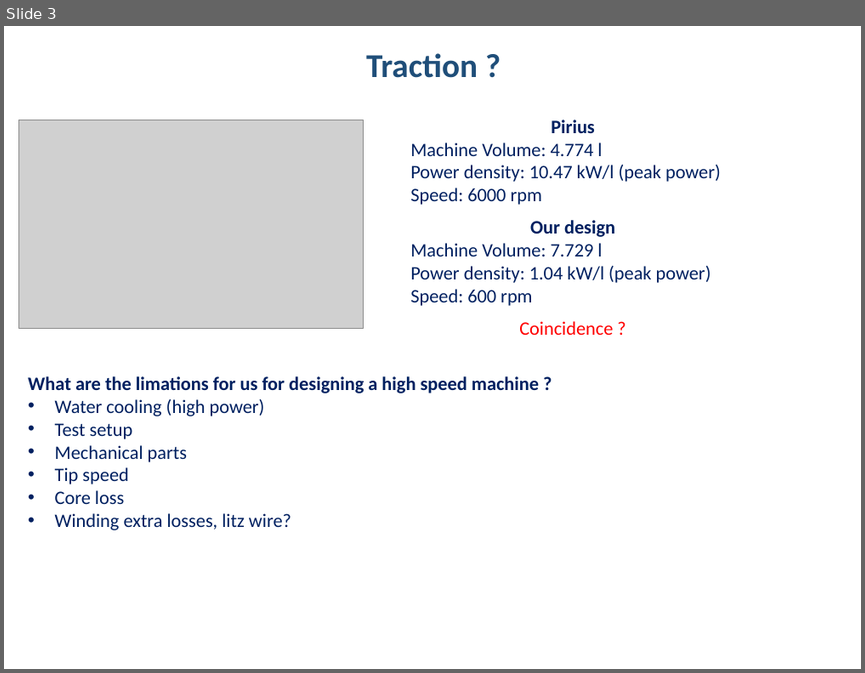
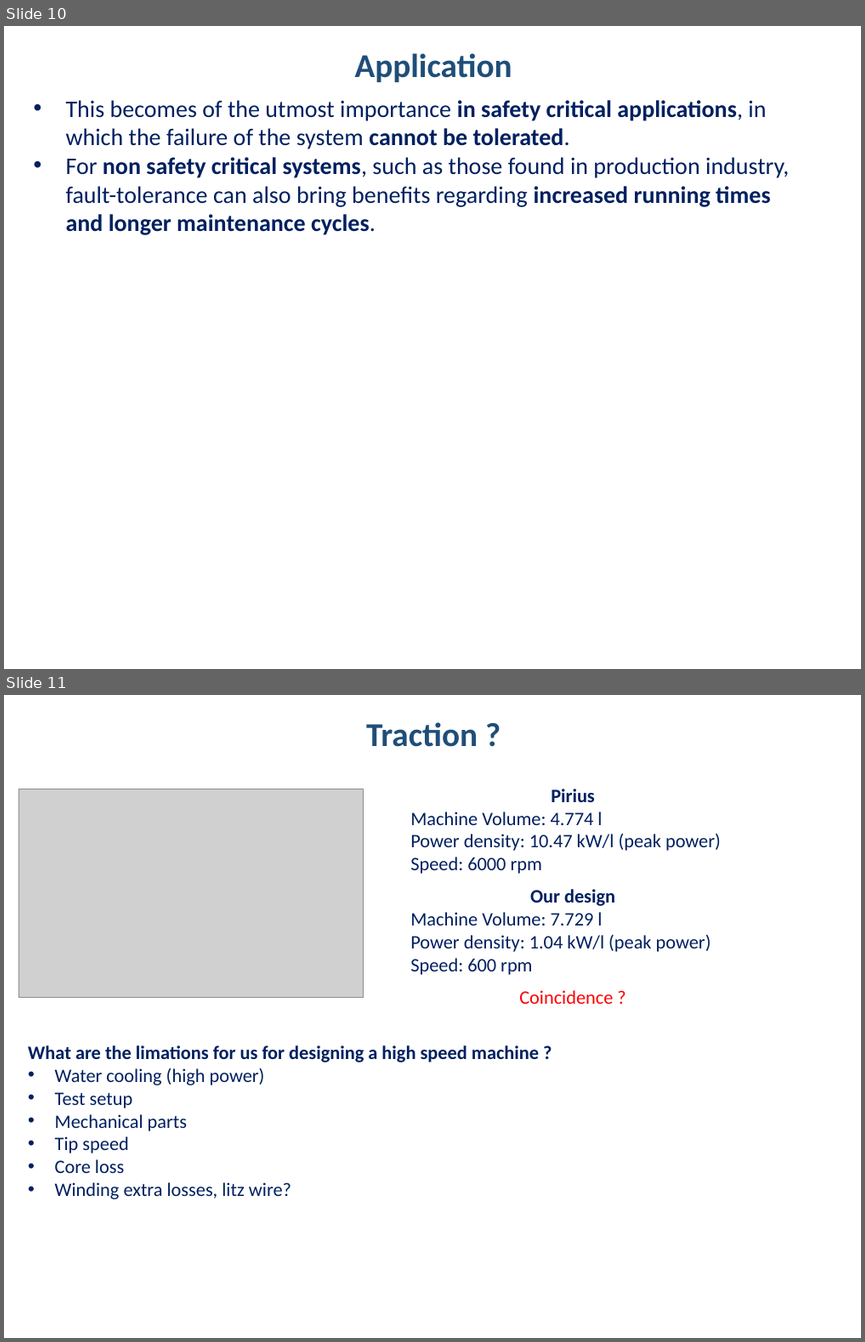
Before and after one commit to hakanpolat/IMMD, a slide deck: Literature/immd_ver2_research.pptx. Shown one above the other, each under a label of ours: slide 3 before the commit, slides 10 and 11 after it. The pictures are 865x673 and 865x1342 pixels, drawn with LibreOffice and Linux fonts; fonts in the diff are those of the drawing; grey boxes stand for pictures. Boxes give left, top, right and bottom in pixels: in the first picture for what was removed or moved away, otherwise in the second. Text is boxed around its words. In the diff, an @@ line names an element or a change of style, - is before the commit and + after.

Commit message:
Faultlar ile ilgili.

```diff
--- a/Literature/immd_ver2_research.pptx
+++ b/Literature/immd_ver2_research.pptx
@@ slide 10 added at bbox=[4, 26, 861, 669], background #FFFFFF @@
@@ text added at bbox=[355, 53, 512, 82], 28 pt, text #1F4E79, bold @@
+Application
@@ text added at bbox=[66, 100, 789, 235], 20 pt, text #002060 @@
+• This becomes of the utmost importance in safety critical applications, in which the failure of the system cannot be tolerated.
+• For non safety critical systems, such as those found in production industry, fault-tolerance can also bring benefits regarding increased running times and longer maintenance cycles.
@@ what was slide 3 is now slide 11 @@
```
Also in this commit, not shown: 1 slide changed, 7 other slides added, 1 other file.
